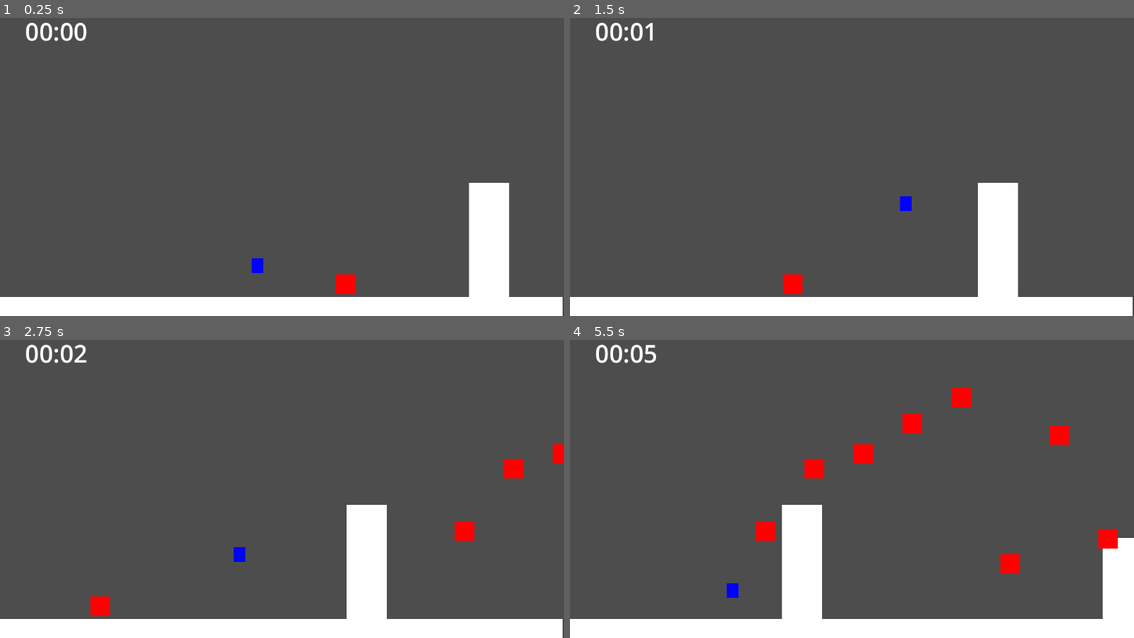
Above: before the commit, frames 1-4 (two rows, left to right).
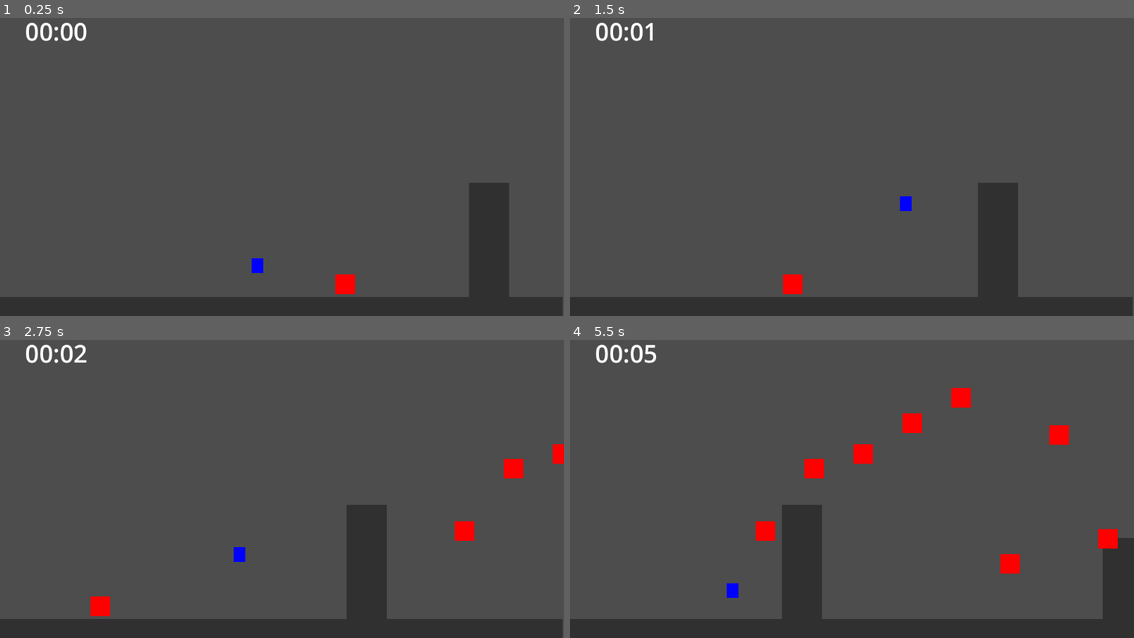
Above: after the commit, the same moments.

Repository: KonstantinGus/sidescroller
Game: Godot game, scene res://main.tscn
Two runs of this game, one before a commit and one after it. Both use one fixed random seed, a clock stepped at 60 frames per second and the inputs below.
Inputs:
- Up to frame 1 (0.25 s): no input
- Up to frame 2 (1.5 s): hold D (go_right) from 0.53 s (still down); tap Space (jump) at 0.6, 0.77, 1.07, 1.35 s
- Up to frame 3 (2.75 s): tap Space (jump) at 1.52, 1.82, 2.1 s; release D (go_right) at 2.03 s; hold A (go_left) from 2.03 s (still down)
- Up to frame 4 (5.5 s): release A (go_left) at 2.78 s; hold D (go_right) 2.78-4.28 s; tap Space (jump) at 2.85, 3.02, 3.32, 3.6, 3.77, 4.07, 4.35, 4.52, 4.82, 5.1 s; hold A (go_left) 4.28-5.03 s; hold D (go_right) from 5.03 s (still down)

The runs differ from the first frame. In frame 1, 9.1% of the frame differs, in the area x 0-100%, y 55-100%; in frame 2, 9.1%; in frame 3, 9.1%; in frame 4, 11%.

Commit message:
added sound effects, changed colour themes little

Diff:
--- a/vampire_f/box_1.tscn
+++ b/vampire_f/box_1.tscn
@@ -19,3 +19,4 @@
 offset_top = 1.0
 offset_right = 41.0
 offset_bottom = 544.0
+color = Color(0.19, 0.19, 0.19, 1)
--- a/vampire_f/game_over.tscn
+++ b/vampire_f/game_over.tscn
@@ -1,6 +1,8 @@
-[gd_scene load_steps=2 format=3 uid="uid://bsge0pejfu1df"]
+[gd_scene load_steps=4 format=3 uid="uid://bsge0pejfu1df"]
 
 [ext_resource type="Script" path="res://game_over.gd" id="1_xub6q"]
+[ext_resource type="AudioStream" uid="uid://buiqmmy5v2qgi" path="res://Monster-1.wav" id="2_6lkoq"]
+[ext_resource type="AudioStream" uid="uid://bi3hc8b6sidut" path="res://lose music 1 - 1_0.wav" id="3_3iboh"]
 
 [node name="GameOver" type="Control"]
 layout_mode = 3
@@ -11,27 +13,38 @@
 
 [node name="Label" type="Label" parent="."]
 layout_mode = 0
-offset_left = 349.0
-offset_top = 256.0
-offset_right = 503.0
-offset_bottom = 305.0
-scale = Vector2(2.68, 2.32)
+offset_left = 279.0
+offset_top = 273.0
+offset_right = 566.0
+offset_bottom = 360.0
+scale = Vector2(2.1743, 1.71314)
+theme_override_colors/font_color = Color(1, 0.101961, 0, 1)
+theme_override_colors/font_shadow_color = Color(0, 0, 0, 1)
+theme_override_font_sizes/font_size = 30
 text = "Game Over,
 Press 'R' to go again"
 horizontal_alignment = 1
 
 [node name="FinalTimeLabel" type="Label" parent="."]
 layout_mode = 0
-offset_left = 340.0
-offset_top = 106.0
-offset_right = 494.0
-offset_bottom = 155.0
-scale = Vector2(2.68, 2.32)
-text = "Game Over,
-Press 'R' to go again"
+offset_left = 263.0
+offset_top = 140.0
+offset_right = 624.0
+offset_bottom = 182.0
+scale = Vector2(1.82663, 2.01396)
+theme_override_font_sizes/font_size = 30
+text = "final time should go here"
 horizontal_alignment = 1
 
 [node name="restartTimer" type="Timer" parent="."]
 one_shot = true
 
+[node name="AudioStreamPlayer2D" type="AudioStreamPlayer2D" parent="."]
+stream = ExtResource("2_6lkoq")
+autoplay = true
+
+[node name="AudioStreamPlayer2D2" type="AudioStreamPlayer2D" parent="."]
+stream = ExtResource("3_3iboh")
+autoplay = true
+
 [connection signal="timeout" from="restartTimer" to="." method="_on_restart_timer_timeout"]
--- a/vampire_f/main.tscn
+++ b/vampire_f/main.tscn
@@ -7,6 +7,7 @@
 [ext_resource type="PackedScene" uid="uid://ctx552675ohgw" path="res://bat_3.tscn" id="5_2p4xc"]
 [ext_resource type="Script" path="res://bat_spawner.gd" id="5_n1veh"]
 [ext_resource type="Script" path="res://score_timer.gd" id="7_6tr5f"]
+[ext_resource type="AudioStream" uid="uid://c0aa5jv4mb1la" path="res://seashore.mp3" id="8_q6hs3"]
 
 [sub_resource type="WorldBoundaryShape2D" id="WorldBoundaryShape2D_cgdnh"]
 
@@ -29,6 +30,7 @@
 offset_top = -8.0
 offset_right = 573.0
 offset_bottom = 32.0
+color = Color(0.188235, 0.188235, 0.188235, 1)
 
 [node name="Player" parent="." instance=ExtResource("1_5itfk")]
 position = Vector2(-25, 192)
@@ -74,6 +76,11 @@
 theme_override_font_sizes/font_size = 50
 text = "00:00"
 
+[node name="Music" type="AudioStreamPlayer2D" parent="."]
+stream = ExtResource("8_q6hs3")
+volume_db = -8.889
+autoplay = true
+
 [connection signal="body_entered" from="killzone" to="Player" method="_on_killzone_body_entered"]
 [connection signal="body_entered" from="killzone" to="killzone" method="_on_body_entered"]
 [connection signal="body_entered" from="bat3" to="Player" method="_on_bat_3_body_entered"]
--- a/vampire_f/player.gd
+++ b/vampire_f/player.gd
@@ -1,6 +1,8 @@
 extends CharacterBody2D
 
 @onready var rect_color = $ColorRect
+@onready var jump_sound = $JumpSound
+@onready var death_sound = $DeathSound
 
 
 
@@ -26,6 +28,7 @@
 	if Input.is_action_just_pressed("jump") and jumps_left > 0:
 		velocity.y = JUMP_VELOCITY
 		jumps_left -= 1
+		jump_sound.play()
 
 	# Get the input direction and handle the movement/deceleration.
 	# As good practice, you should replace UI actions with custom gameplay actions.
@@ -51,6 +54,7 @@
 
 func apply_stun():
 	print("bat touch2")
+	death_sound.play()
 	rect_color.color = Color(0.5, 0, 0.1, 1)
 	SPEED = spdSlowed
 	JUMP_VELOCITY = jumpSlowed
--- a/vampire_f/player.tscn
+++ b/vampire_f/player.tscn
@@ -1,6 +1,8 @@
-[gd_scene load_steps=3 format=3 uid="uid://caykt53ijetv8"]
+[gd_scene load_steps=5 format=3 uid="uid://caykt53ijetv8"]
 
 [ext_resource type="Script" path="res://player.gd" id="1_4o20k"]
+[ext_resource type="AudioStream" uid="uid://ijqscsmqtxrd" path="res://jump_01.wav" id="2_wwv3e"]
+[ext_resource type="AudioStream" uid="uid://buiqmmy5v2qgi" path="res://Monster-1.wav" id="3_dyamu"]
 
 [sub_resource type="CapsuleShape2D" id="CapsuleShape2D_5mdbc"]
 
@@ -17,3 +19,11 @@
 
 [node name="CollisionShape2D" type="CollisionShape2D" parent="."]
 shape = SubResource("CapsuleShape2D_5mdbc")
+
+[node name="JumpSound" type="AudioStreamPlayer2D" parent="."]
+stream = ExtResource("2_wwv3e")
+pitch_scale = 0.93
+
+[node name="DeathSound" type="AudioStreamPlayer2D" parent="."]
+stream = ExtResource("3_dyamu")
+pitch_scale = 0.93
Not shown, added: vampire_f/Monster-1.wav.import
Not shown, added: vampire_f/Monster-2.wav.import
Not shown, added: vampire_f/jump_01.wav.import
Not shown, added: vampire_f/lose music 1 - 1_0.wav.import
Not shown: 1 places in vampire_f/main.tscn that only renumber resources
Not shown, added: vampire_f/seashore.mp3.import
Not shown, added: vampire_f/Mon3039.tmp
Not shown, added: vampire_f/Monster-1.wav
Not shown, added: vampire_f/Monster-2.wav
Not shown, added: vampire_f/imp2B54.tmp
Not shown, added: vampire_f/jump_01.wav
Not shown, added: vampire_f/lose music 1 - 1_0.wav
(and 1 more such lines)
